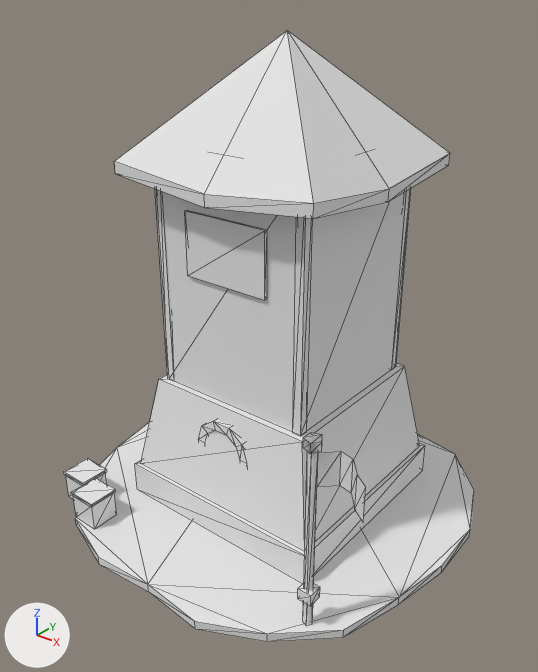
One commit to the glTF model sample_project/assets/3d/buildings/japanese/watch_tower.glb: the scene before it, then after it.
The view is the same before and after, from a 50 mm lens placed at (3.64, -4.67, 4.55), pointed at (0.03, -0.16, 1.76). Arrows for +X, +Y and +Z are at lower left; the lights stay in place. The picture after the commit comes second. Mesh edges are drawn as thin lines. Vertices at exactly the same position are counted once.

Before the edit, the objects in view are built like this:
```python
me_japanese_watch_tower = bpy.data.meshes.new('japanese_watch_tower')
me_japanese_watch_tower.from_pydata(...)  # 234 vertices, 309 faces; spans x -1.8..1.77, y -1.74..1.75, z 0.0..4.18
me_japanese_watch_tower.materials.append(mat_pe_dirt)  # white #e7e7e7
me_japanese_watch_tower.materials.append(mat_pe_stonegrey)  # white #e7e7e7
me_japanese_watch_tower.materials.append(mat_pe_plasterwhite)  # white #e7e7e7
me_japanese_watch_tower.materials.append(mat_pe_wooddark)  # white #e7e7e7
me_japanese_watch_tower.materials.append(mat_pe_lattice)  # white #e7e7e7
me_japanese_watch_tower.materials.append(mat_team_trim)  # white #e7e7e7
me_japanese_watch_tower.materials.append(mat_pe_roofdark)  # white #e7e7e7
me_japanese_watch_tower.materials.append(mat_pe_gold)  # white #e7e7e7
me_japanese_watch_tower.materials.append(mat_pe_banner_japanese)  # white #e7e7e7
me_japanese_watch_tower.materials.append(mat_pe_woodlight)  # white #e7e7e7
ob_japanese_watch_tower = bpy.data.objects.new('japanese_watch_tower', me_japanese_watch_tower)
ob_japanese_watch_tower.location = (0.0, 0.0, 0.0)
```
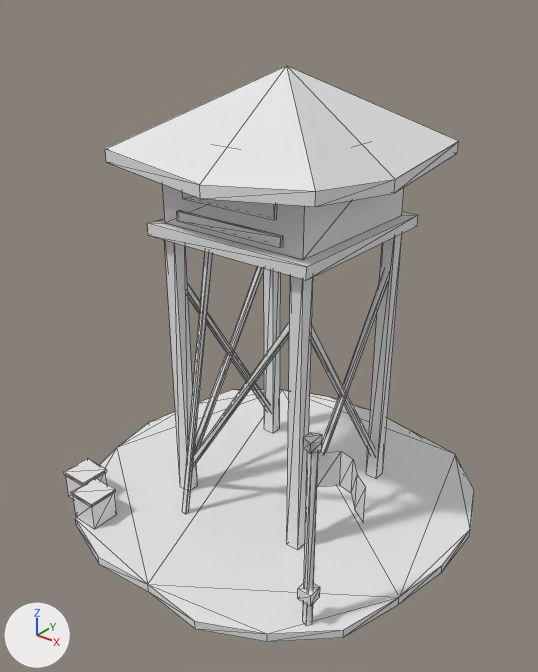
Boxes (x1, y1, x2, y2) around the edits, measured in the pictures (538 x 672 px; the box of a moved part takes in the faces that stretch with it):
'japanese_watch_tower', reshaped
    before: (64, 30, 474, 642)
    after: (64, 66, 474, 642)
part 1 of me_japanese_watch_tower, moved or reshaped
    before: (155, 189, 175, 381)
    after: (164, 240, 198, 490)
part 2 of me_japanese_watch_tower, moved or reshaped (not visible before)
    after: (264, 268, 281, 433)
part 3 of me_japanese_watch_tower, moved or reshaped
    before: (293, 217, 313, 436)
    after: (287, 276, 313, 550)
part 4 of me_japanese_watch_tower, moved or reshaped
    before: (391, 188, 411, 370)
    after: (366, 234, 402, 479)
part 5 of me_japanese_watch_tower, moved or reshaped
    before: (163, 191, 406, 432)
    after: (148, 211, 418, 280)
part 6 of me_japanese_watch_tower, moved or reshaped (not visible before)
    after: (163, 184, 404, 260)
part 7 of me_japanese_watch_tower, moved or reshaped
    before: (185, 210, 267, 300)
    after: (183, 192, 277, 220)
part 8 of me_japanese_watch_tower, moved or reshaped
    before: (135, 443, 425, 584)
    after: (177, 210, 283, 248)
part 9 of me_japanese_watch_tower, rebuilt (25% shorter)
    before: (114, 30, 450, 218)
    after: (105, 66, 459, 207)
part 10 of me_japanese_watch_tower, added
    after: (193, 266, 289, 467)
part 11 of me_japanese_watch_tower, deleted
    before: (199, 420, 245, 457)
part 12 of me_japanese_watch_tower, cut back (mostly hidden afterwards)
    before: (141, 364, 420, 552)
    after: (182, 251, 389, 514)

Patch to the scene script:
```diff
--- a/sample_project/assets/3d/buildings/japanese/watch_tower.glb.py
+++ b/sample_project/assets/3d/buildings/japanese/watch_tower.glb.py
@@ me_japanese_watch_tower @@
-me_japanese_watch_tower.from_pydata(...)  # 234 vertices, 309 faces; spans x -1.8..1.77, y -1.74..1.75, z 0.0..4.18
+me_japanese_watch_tower.from_pydata(...)  # 256 vertices, 327 faces; spans x -1.8..1.77, y -1.74..1.75, z 0.0..3.93
+# me_japanese_watch_tower part 1: the loose piece of 8 vertices spanning x -0.74..-0.66, y -0.64..-0.56, z 1.28..3.38 is scaled about its middle by (1.5, 1.5, 1.24), then moved by (0.05, 0.05, -0.95)
+# me_japanese_watch_tower part 2: the loose piece of 8 vertices spanning x -0.74..-0.66, y 0.76..0.84, z 1.28..3.38 is scaled about its middle by (1.5, 1.5, 1.24), then moved by (0.05, -0.05, -0.95)
+# me_japanese_watch_tower part 3: the loose piece of 8 vertices spanning x 0.66..0.74, y -0.64..-0.56, z 1.28..3.38 is scaled about its middle by (1.5, 1.5, 1.24), then moved by (-0.05, 0.05, -0.95)
+# me_japanese_watch_tower part 4: the loose piece of 8 vertices spanning x 0.66..0.74, y 0.76..0.84, z 1.28..3.38 is scaled about its middle by (1.5, 1.5, 1.24), then moved by (-0.05, -0.05, -0.95)
+# me_japanese_watch_tower part 5: the loose piece of 8 vertices spanning x -0.74..0.74, y -0.64..0.84, z 1.28..3.38 is scaled about its middle by (1.09, 1.09, 0.0476), then moved by (0.0, 0.0, 0.35), in mat_pe_wooddark (white #e7e7e7)
+# me_japanese_watch_tower part 6: the loose piece of 8 vertices spanning x -0.64..0.64, y -0.67..-0.64, z 3.09..3.19 is scaled about its middle by (1.09, 46.7, 7), then moved by (0.0, 0.75, -0.06), in mat_pe_plasterwhite (white #e7e7e7)
+# me_japanese_watch_tower part 7: the loose piece of 8 vertices spanning x -0.4..0.4, y -0.67..-0.64, z 2.36..2.9 is scaled about its middle by (1.14, 1, 0.556), then moved by (0.0, 0.04, 0.5)
+# me_japanese_watch_tower part 8: the loose piece of 8 vertices spanning x -1.0..1.0, y -0.9..1.1, z 0.08..0.38 is scaled about its middle by (0.52, 0.015, 0.267), then moved by (0.0, -0.72, 2.6), in mat_team_trim (white #e7e7e7)
+# me_japanese_watch_tower part 9: the loose piece of 20 vertices spanning x -0.96..0.96, y -0.86..1.06, z 2.99..4.18 is rebuilt with 20 vertices and now spans x -1.0..1.0, y -0.9..1.1, z 3.07..3.93
+# me_japanese_watch_tower part 10: a new loose piece of 14 vertices spanning x -0.68..0.67, y -0.58..0.77, z 0.27..2.29, in mat_pe_woodlight (white #e7e7e7)
+# me_japanese_watch_tower part 11: the loose piece of 32 vertices spanning x -0.28..0.28, y -0.76..-0.7, z 0.38..1.15 is deleted
+# me_japanese_watch_tower part 12
+# 8 vertices are removed from x -0.96..0.96, y -0.86..1.06, z 0.38..1.28
+# 10 faces are deleted
+# 20 vertices are added at x -0.68..0.63, y -0.87..0.77, z 0.08..2.68
+# 12 new vertices lie (0.05, 0.0, 0.0) away from vertices in x -0.68..0.63, y -0.57..0.77, z 0.27..2.29
+# 32 new faces join them, mat_pe_woodlight (white #e7e7e7)
+# other edits to the shape of me_japanese_watch_tower do not show in these pictures
 me_japanese_watch_tower.materials.append(mat_pe_dirt)
-me_japanese_watch_tower.materials.append(mat_pe_stonegrey)  # white #e7e7e7
 me_japanese_watch_tower.materials.append(mat_pe_plasterwhite)
@@ me_japanese_watch_tower @@
 me_japanese_watch_tower.materials.append(mat_pe_woodlight)
+me_japanese_watch_tower.materials.append(mat_pe_lacquerred)  # white #e7e7e7
```
